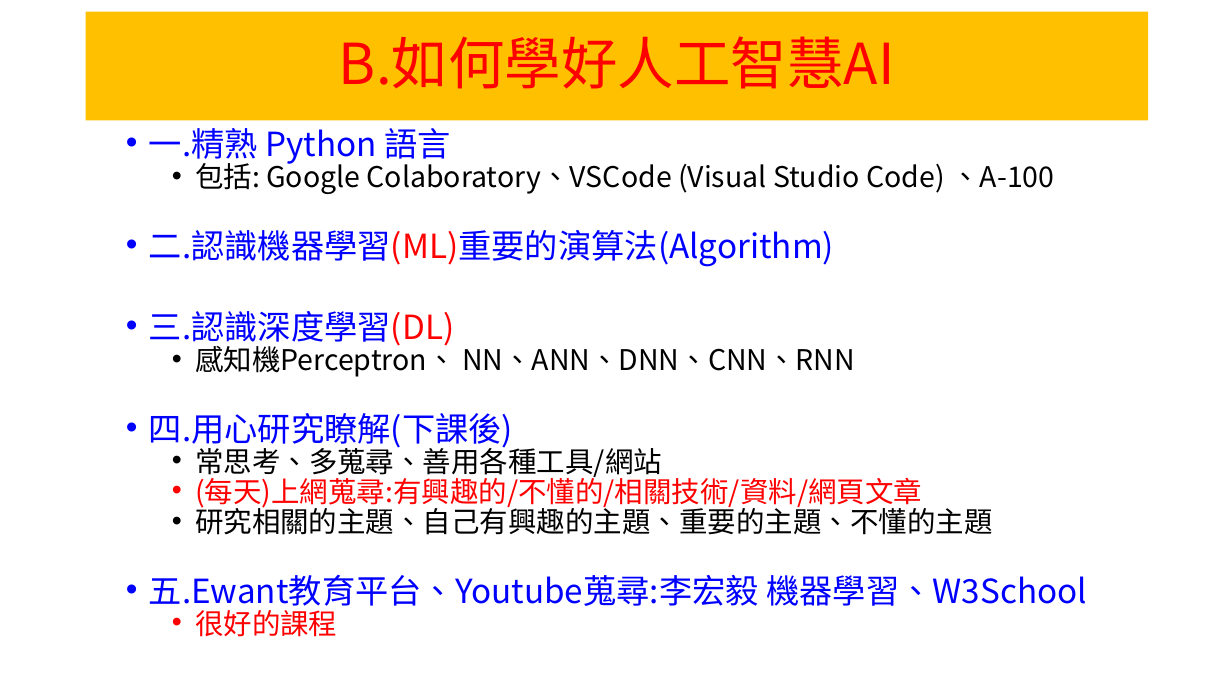
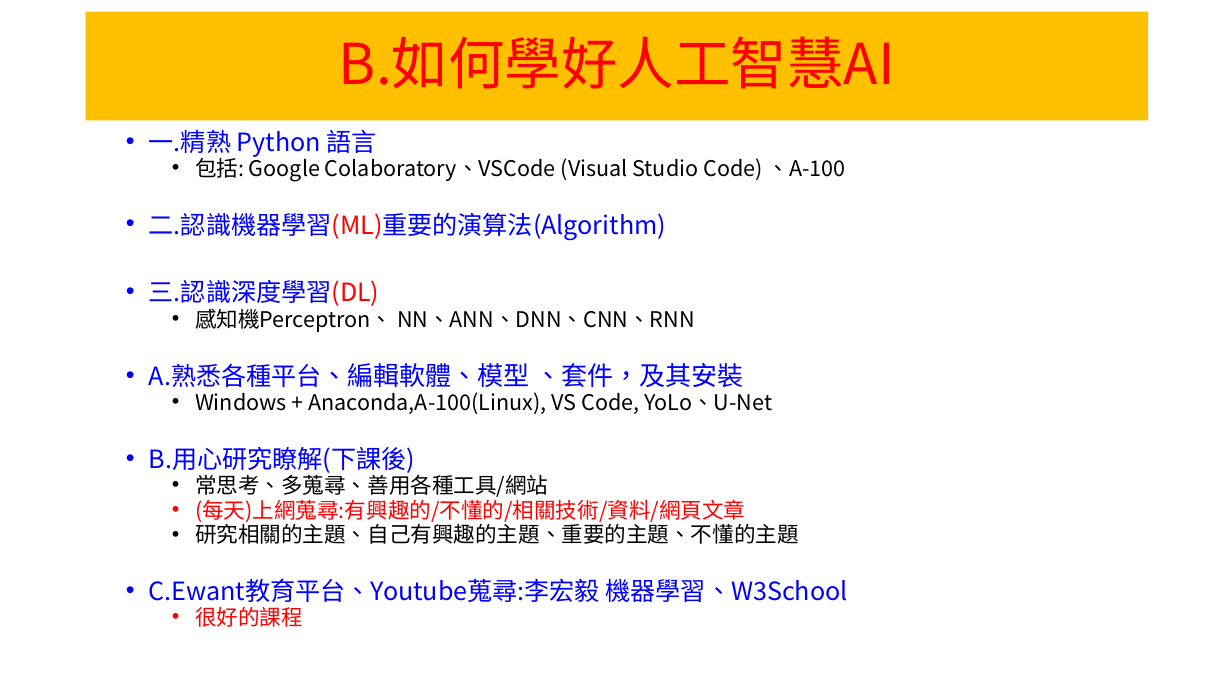
Before and after one commit to chih-chengwu/Artificial-Intelligence-MD, a slide deck: slide 6 of 第一週_AI.課堂規定及評量標準.pptx. Drawn at 1232x693 pixels with LibreOffice and Linux fonts; fonts in the diff are those of the drawing. Boxes give left, top, right and bottom in pixels: in the first picture for what was removed or moved away, otherwise in the second. Text is boxed around its words. In the diff, an @@ line names an element or a change of style, - is before the commit and + after.

```diff
--- a/第一週_AI.課堂規定及評量標準.pptx
+++ b/第一週_AI.課堂規定及評量標準.pptx
@@ text at box(149, 130, 846, 627): size 25.9 to 19.6 pt in "一.精熟 Python 語言", "二.認識機器學習(ML)重要的演算法(Algorithm)", "三.認識深度學習(DL)"; size 22.2 to 16.8 pt in "包括: Google Colaboratory、VSCode (Visual Studio Code) 、A-100", "感知機Perceptron、 NN、ANN、DNN、CNN、RNN", "常思考、多蒐尋、善用各種工具/網站", "(每天)上網蒐尋:有興趣的/不懂的/相關技術/資料/網頁文章" and 2 more places @@
@@ text at box(149, 363, 772, 473): text changed; size 25.9 to 16.8 pt; text colour #0000FF to #000000 @@
-• 四.用心研究瞭解(下課後)
+• A.熟悉各種平台、編輯軟體、模型 、套件，及其安裝
+  • Windows + Anaconda,A-100(Linux), VS Code, YoLo、U-Net
+• B.用心研究瞭解(下課後)
@@ text at box(149, 578, 848, 602): text changed; size 25.9 to 19.6 pt @@
-• 五.Ewant教育平台、Youtube蒐尋:李宏毅 機器學習、W3School
+• C.Ewant教育平台、Youtube蒐尋:李宏毅 機器學習、W3School
```
Also in this commit, not shown: 1 other slide changed, 2 other files.
